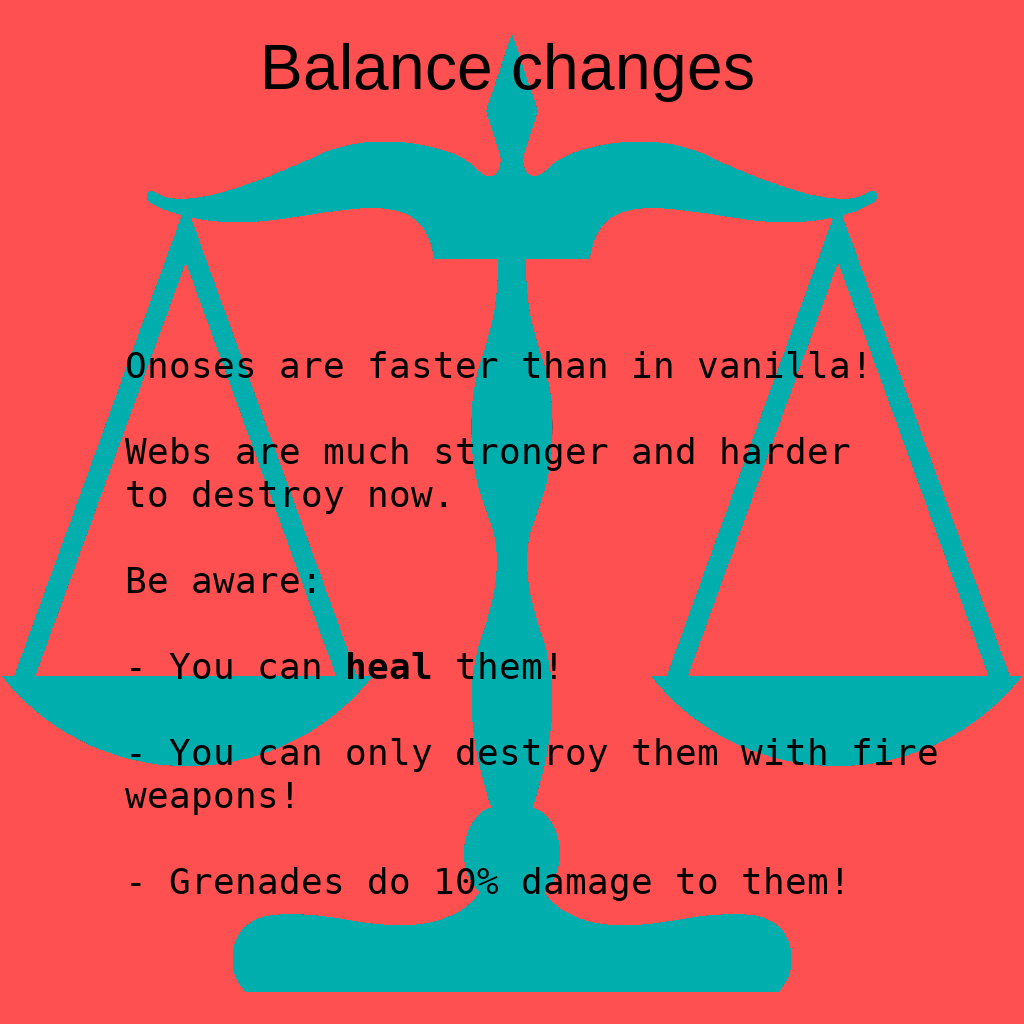
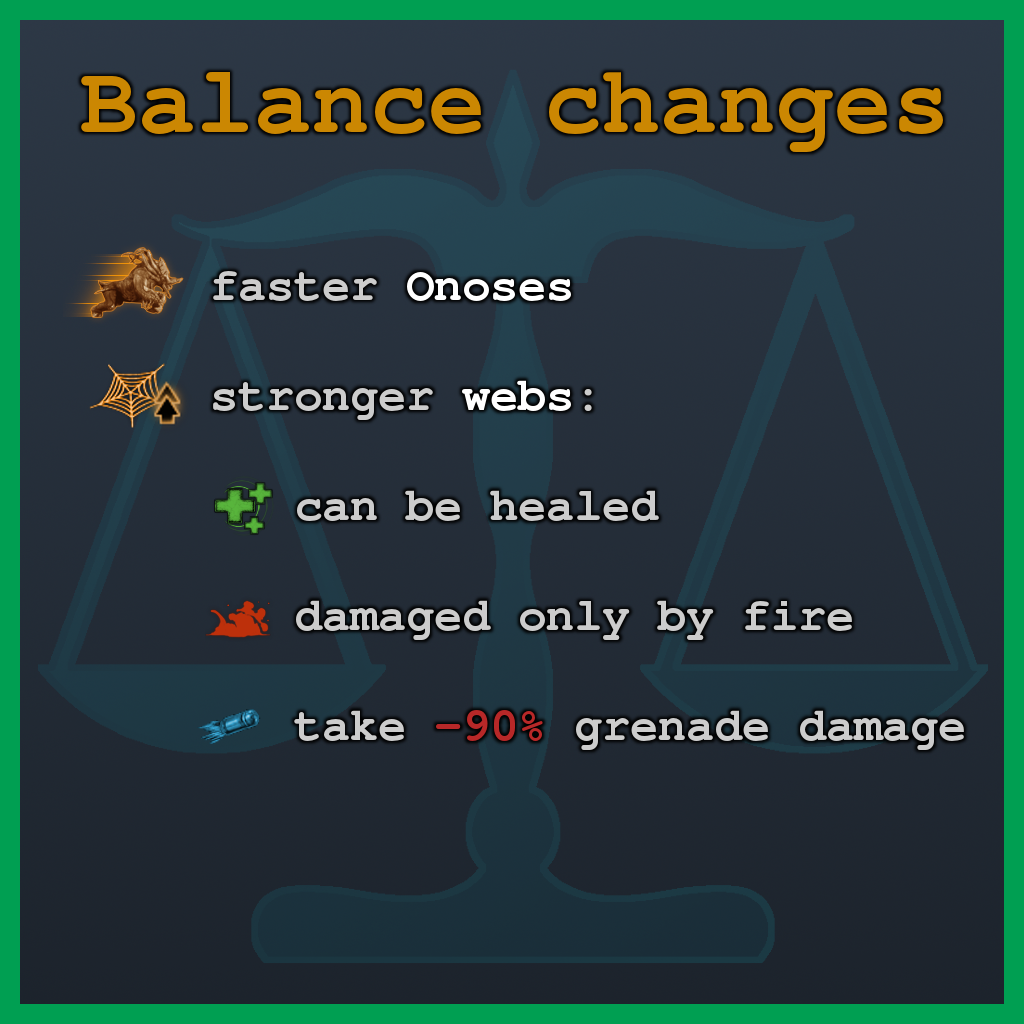
Revision of a layered 1024x1024 image; what changed, layer by layer:
removed layer "Titel" over (265, 43, 753, 102)
added layer "Title" above "Title Outline" over (81, 72, 943, 152)
added layer "Title Outline" above "Content" over (75, 66, 949, 158)
renamed "Brødtekst" to "Content", painted on it over (125, 271, 964, 901)
added layer "Content Outline" above "charge" over (207, 265, 970, 756)
added layer "charge" above "uparrows" over (63, 240, 188, 326)
added layer "uparrows" above "web" over (137, 371, 196, 439)
added layer "web" above "heal" over (87, 361, 177, 430)
added layer "heal" above "fire" over (211, 476, 276, 538)
added layer "fire" above "grenade" over (205, 596, 275, 642)
added layer "grenade" above "Balance" over (196, 708, 262, 745)
added layer "Balance" (13%) above "border" over (38, 69, 988, 964)
added layer "border" above "BG" over (0, 0, 1024, 1024)
renamed "Balance" to "BG", painted on it over (0, 0, 1024, 1024)
